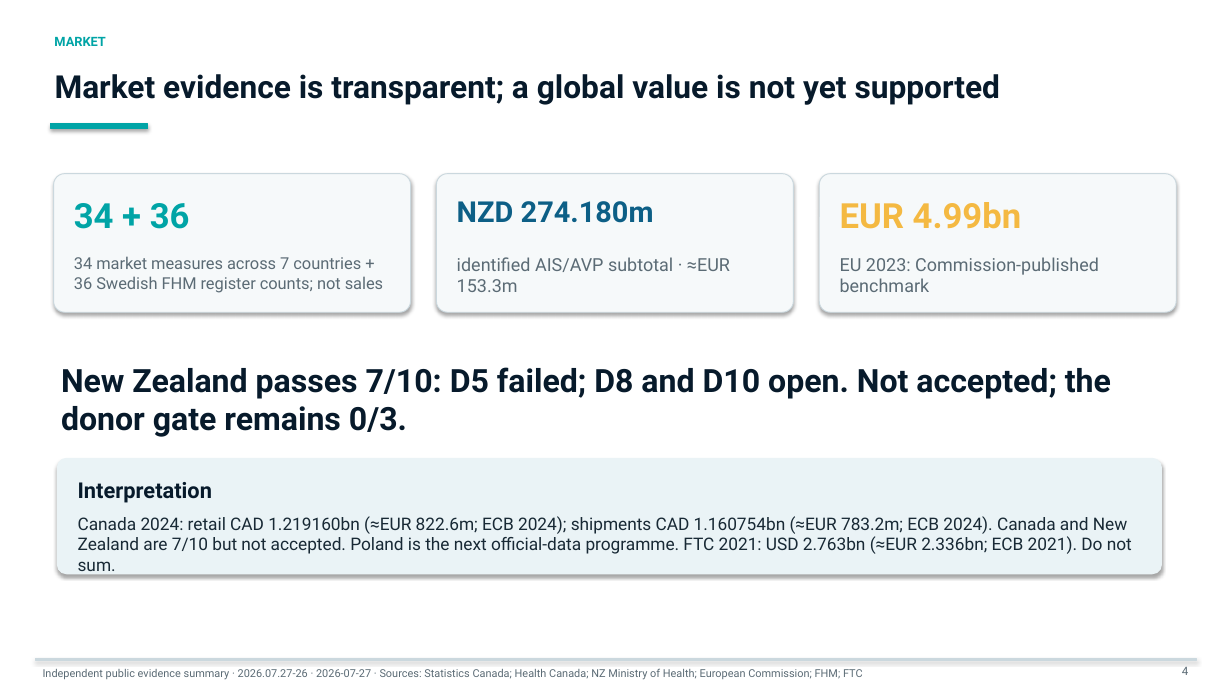
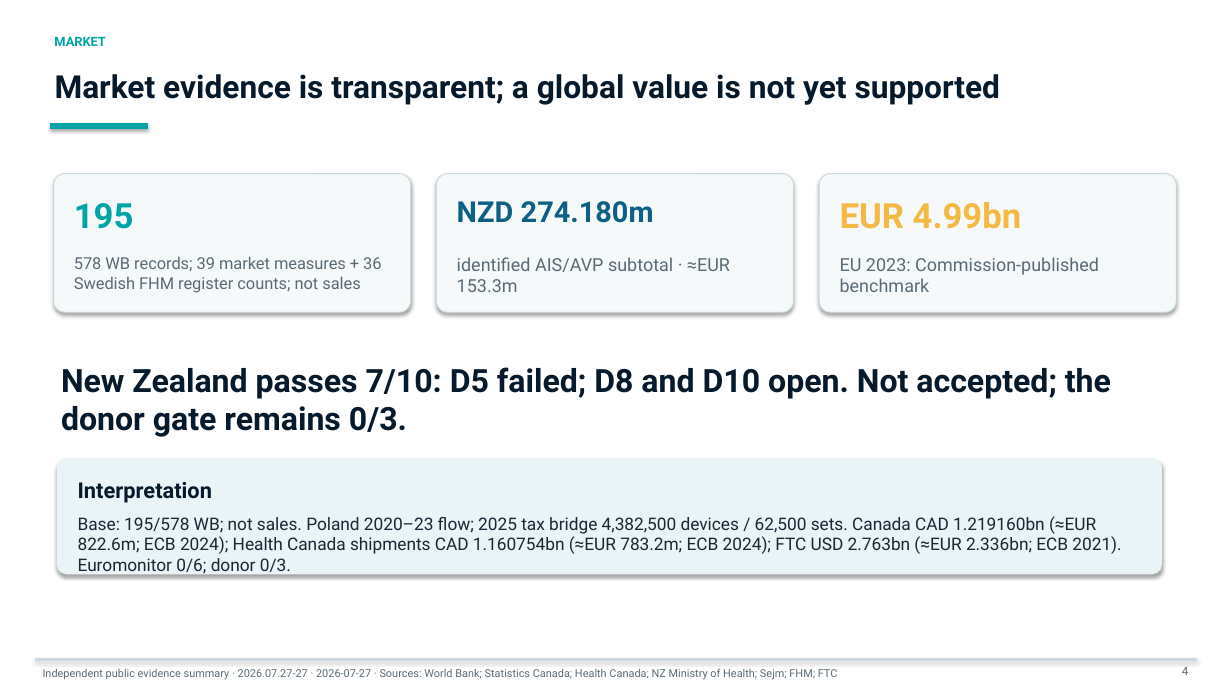
Before and after one commit to jounirautio78-ops/pixan-global-market-evidence-public, a slide deck: slide 4 of site/downloads/pixan-bank-deck-short-en.pptx. Drawn at 1232x693 pixels with LibreOffice and Linux fonts; fonts in the diff are those of the drawing. Boxes give left, top, right and bottom in pixels: in the first picture for what was removed or moved away, otherwise in the second. Text is boxed around its words. In the diff, an @@ line names an element or a change of style, - is before the commit and + after.

Commit message:
Publish v27 global base and Poland reconstruction

```diff
--- a/site/downloads/pixan-bank-deck-short-en.pptx
+++ b/site/downloads/pixan-bank-deck-short-en.pptx
@@ text at [74, 203, 134, 229]: text changed @@
-34 + 36
+195
@@ text at [74, 256, 381, 293]: text changed @@
-34 market measures across 7 countries + 36 Swedish FHM register counts; not sales
+578 WB records; 39 market measures + 36 Swedish FHM register counts; not sales
@@ text at [78, 516, 1121, 577]: text changed @@
-Canada 2024: retail CAD 1.219160bn (≈EUR 822.6m; ECB 2024); shipments CAD 1.160754bn (≈EUR 783.2m; ECB 2024). Canada and New Zealand are 7/10 but not accepted. Poland is the next official-data programme. FTC 2021: USD 2.763bn (≈EUR 2.336bn; ECB 2021). Do not sum.
+Base: 195/578 WB; not sales. Poland 2020–23 flow; 2025 tax bridge 4,382,500 devices / 62,500 sets. Canada CAD 1.219160bn (≈EUR 822.6m; ECB 2024); Health Canada shipments CAD 1.160754bn (≈EUR 783.2m; ECB 2024); FTC USD 2.763bn (≈EUR 2.336bn; ECB 2021). Euromonitor 0/6; donor 0/3.
@@ text at [43, 668, 838, 680]: text changed @@
-Independent public evidence summary · 2026.07.27-26 · 2026-07-27 · Sources: Statistics Canada; Health Canada; NZ Ministry of Health; European Commission; FHM; FTC
+Independent public evidence summary · 2026.07.27-27 · 2026-07-27 · Sources: World Bank; Statistics Canada; Health Canada; NZ Ministry of Health; Sejm; FHM; FTC
```
Also in this commit, not shown: 5 other slides changed, 59 other files.
